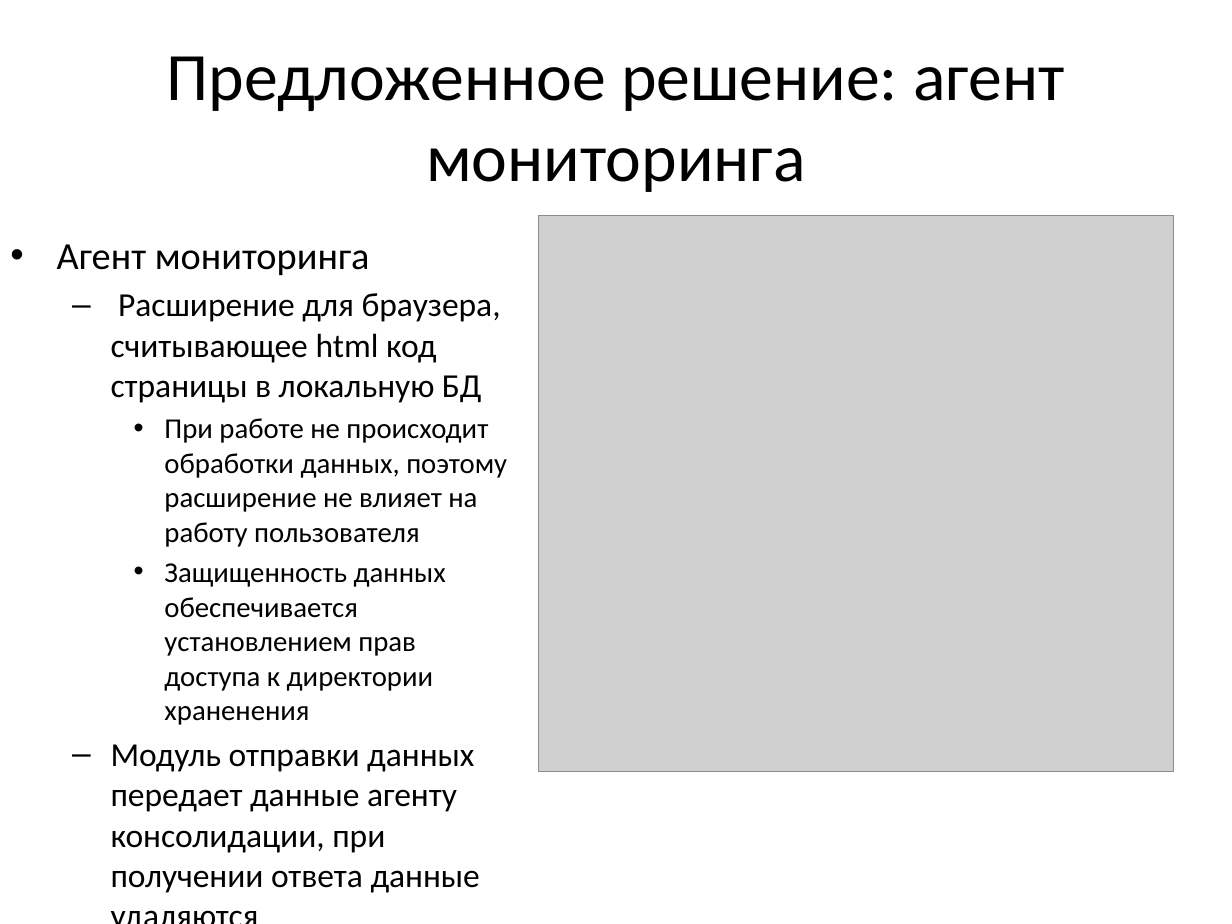
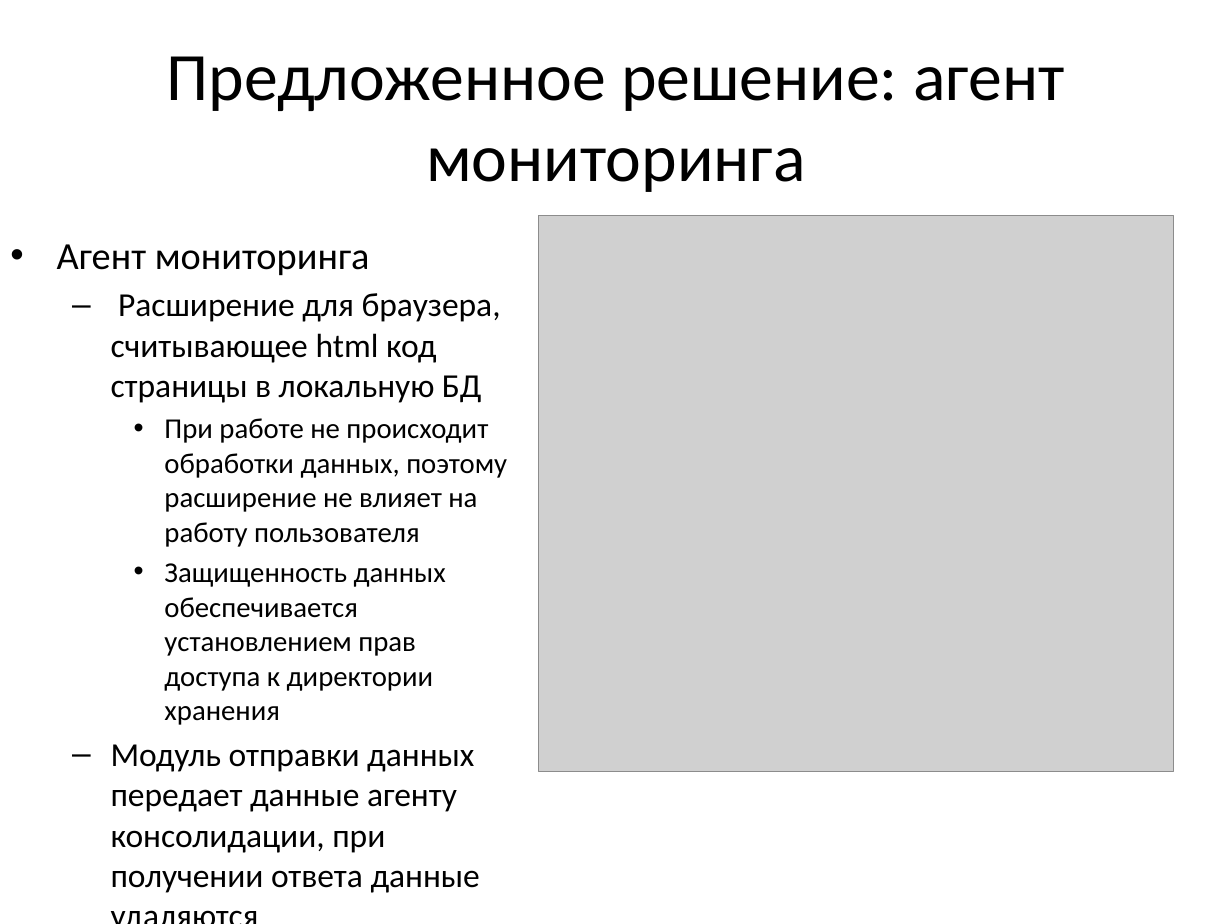
Before and after one commit to Oksert/Diplom_text, a slide deck: slide 16 of Треско_презентация.pptx (slide 15 before the commit). Drawn at 1232x924 pixels with LibreOffice and Linux fonts; fonts in the diff are those of the drawing; grey boxes stand for pictures. Boxes give left, top, right and bottom in pixels: in the first picture for what was removed or moved away, otherwise in the second. Text is boxed around its words. In the diff, an @@ line names an element or a change of style, - is before the commit and + after.

```diff
--- a/Треско_презентация.pptx
+++ b/Треско_презентация.pptx
@@ text at bbox=[164, 563, 446, 725]: text changed @@
-    • Защищенность данных обеспечивается установлением прав доступа к директории храненения
+    • Защищенность данных обеспечивается установлением прав доступа к директории хранения
```
Also in this commit, not shown: 10 other slides changed, 1 slide added, 9 other files.
